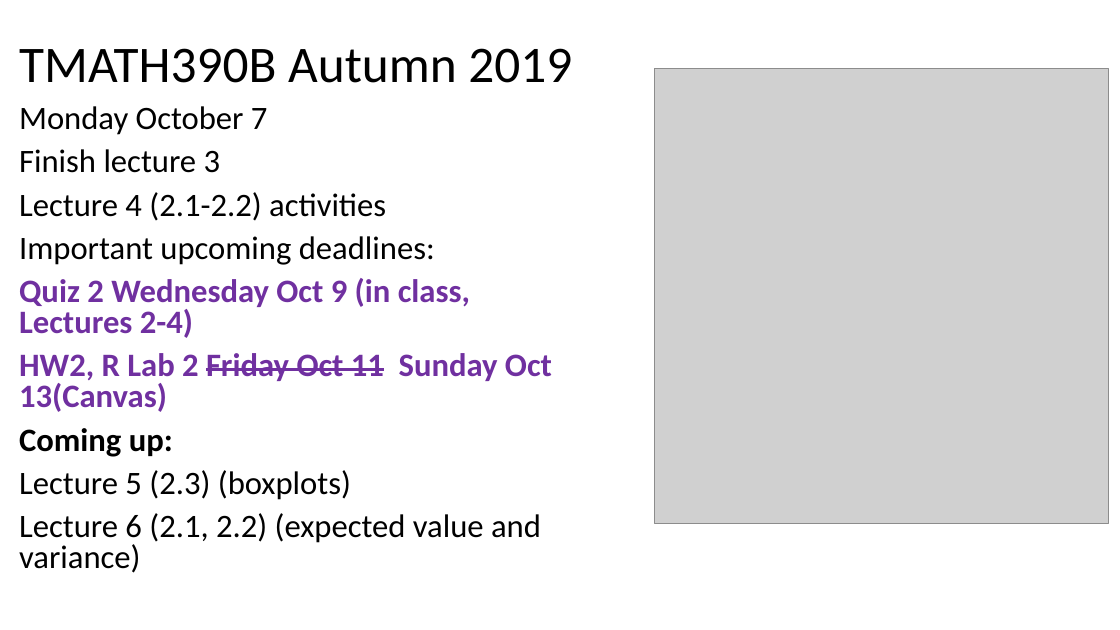
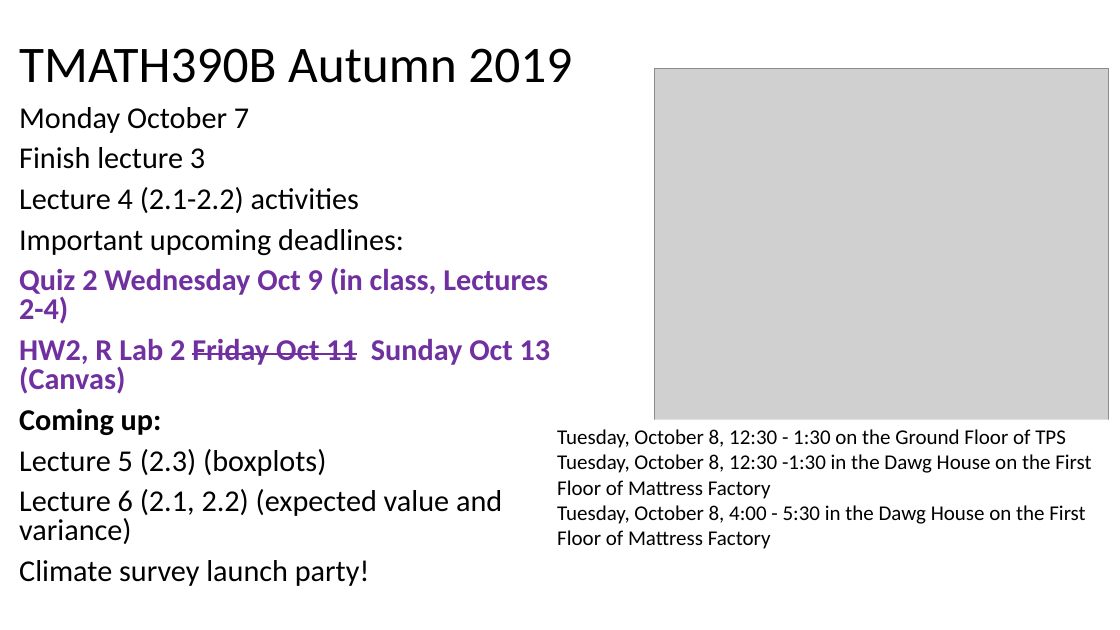
Before and after one commit to mkenn/TMATH390R, a slide deck: slide 6 of TMATH390InClassRProj/TMATH390Au19MW_DailyAgenda.pptx. Drawn at 1120x630 pixels with LibreOffice and Linux fonts; fonts in the diff are those of the drawing; grey boxes stand for pictures. Boxes give left, top, right and bottom in pixels: in the first picture for what was removed or moved away, otherwise in the second. Text is boxed around its words. In the diff, an @@ line names an element or a change of style, - is before the commit and + after.

```diff
--- a/TMATH390InClassRProj/TMATH390Au19MW_DailyAgenda.pptx
+++ b/TMATH390InClassRProj/TMATH390Au19MW_DailyAgenda.pptx
@@ text at (x1=19, y1=107, x2=548, y2=544): size 28 to 25.9 pt in "Monday October 7", "Finish lecture 3", "Lecture 4 (2.1-2.2) activities", "Important upcoming deadlines:" and 4 more places @@
@@ text at (x1=19, y1=338, x2=551, y2=394): text changed; size 28 to 25.9 pt @@
-HW2, R Lab 2 Friday Oct 11 Sunday Oct 13(Canvas)
+HW2, R Lab 2 Friday Oct 11 Sunday Oct 13 (Canvas)
@@ rectangle added at (x1=549, y1=420, x2=1109, y2=607), fill #FFFFFF, 18 pt, text #000000 @@
+Tuesday, October 8, 12:30 - 1:30 on the Ground Floor of TPS
+Tuesday, October 8, 12:30 -1:30 in the Dawg House on the First Floor of Mattress Factory
+Tuesday, October 8, 4:00 - 5:30 in the Dawg House on the First Floor of Mattress Factory
@@ text at (x1=19, y1=560, x2=369, y2=586): paragraph added @@
+Climate survey launch party!
```
Also in this commit, not shown: 2 other slides changed.
